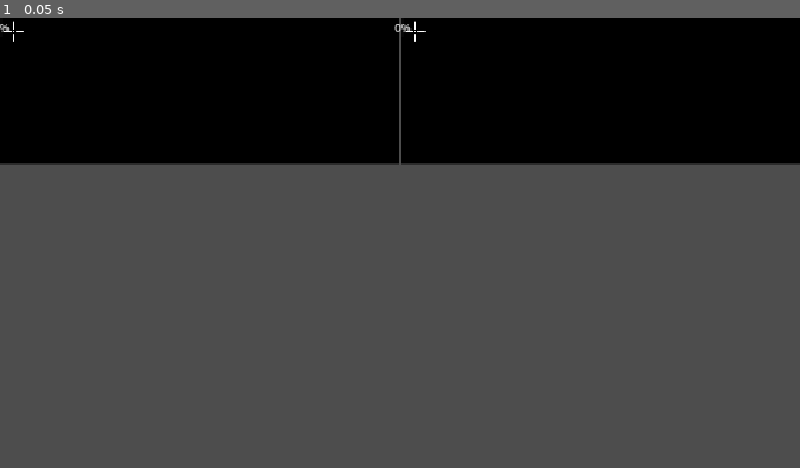
Above: before the commit, frame 1.
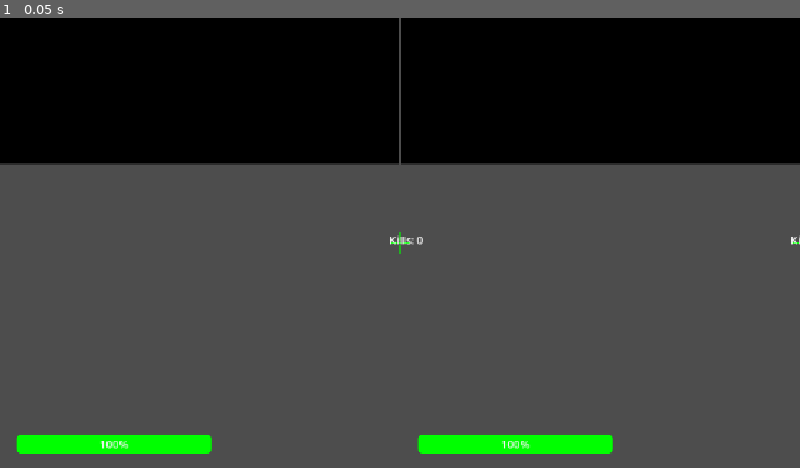
Above: after the commit, the same moment.

Repository: Ryan-M-Smith/SkillIssue
Game: Godot game, scene res://main.tscn
Same seed, same stepped clock (60 frames per second), same inputs: the game is played once before the commit and once after it. This scene is started directly instead of the project's main scene.
Inputs:
- Up to frame 1 (0.05 s): no input

The runs differ from the first frame. In frame 1, 2.2% of the frame differs, in the area x 0-100%, y 0-97%.

Commit message:
Add HUD elements: crosshair, health bar, kill counter

Diff:
--- a/apps/game/team_hud.tscn
+++ b/apps/game/team_hud.tscn
@@ -1,22 +1,43 @@
 [gd_scene format=3 uid="uid://6wg13r27yo3w"]
 
+[ext_resource type="Script" uid="uid://sa0vfo1xy71g" path="res://team_hud.gd" id="1_fvkuu"]
 [ext_resource type="Script" uid="uid://0u1yw0vjpc5c" path="res://crosshair.gd" id="1_hlm1q"]
 
-[node name="Control" type="Control" unique_id=334126104]
+[node name="TeamHud" type="Control" unique_id=334126104]
 layout_mode = 3
 anchors_preset = 15
 anchor_right = 1.0
 anchor_bottom = 1.0
 grow_horizontal = 2
 grow_vertical = 2
+mouse_filter = 2
+script = ExtResource("1_fvkuu")
 
 [node name="Crosshair" type="Control" parent="." unique_id=550802302]
+unique_name_in_owner = true
+custom_minimum_size = Vector2(32, 32)
 anchors_preset = 0
-offset_right = 40.0
-offset_bottom = 40.0
+offset_left = 560.0
+offset_top = 308.0
+offset_right = 592.0
+offset_bottom = 340.0
 script = ExtResource("1_hlm1q")
 
-[node name="Healthbar" type="ProgressBar" parent="." unique_id=1323195186]
+[node name="HealthBar" type="ProgressBar" parent="." unique_id=1323195186]
+unique_name_in_owner = true
 layout_mode = 0
-offset_right = 4.0
-offset_bottom = 27.0
+offset_left = 24.0
+offset_top = 600.0
+offset_right = 304.0
+offset_bottom = 627.0
+value = 100.0
+metadata/_edit_use_anchors_ = true
+
+[node name="KillCounter" type="Label" parent="." unique_id=539755368]
+unique_name_in_owner = true
+layout_mode = 0
+offset_left = 560.0
+offset_top = 308.0
+offset_right = 600.0
+offset_bottom = 331.0
+text = "				Kills: 0"
